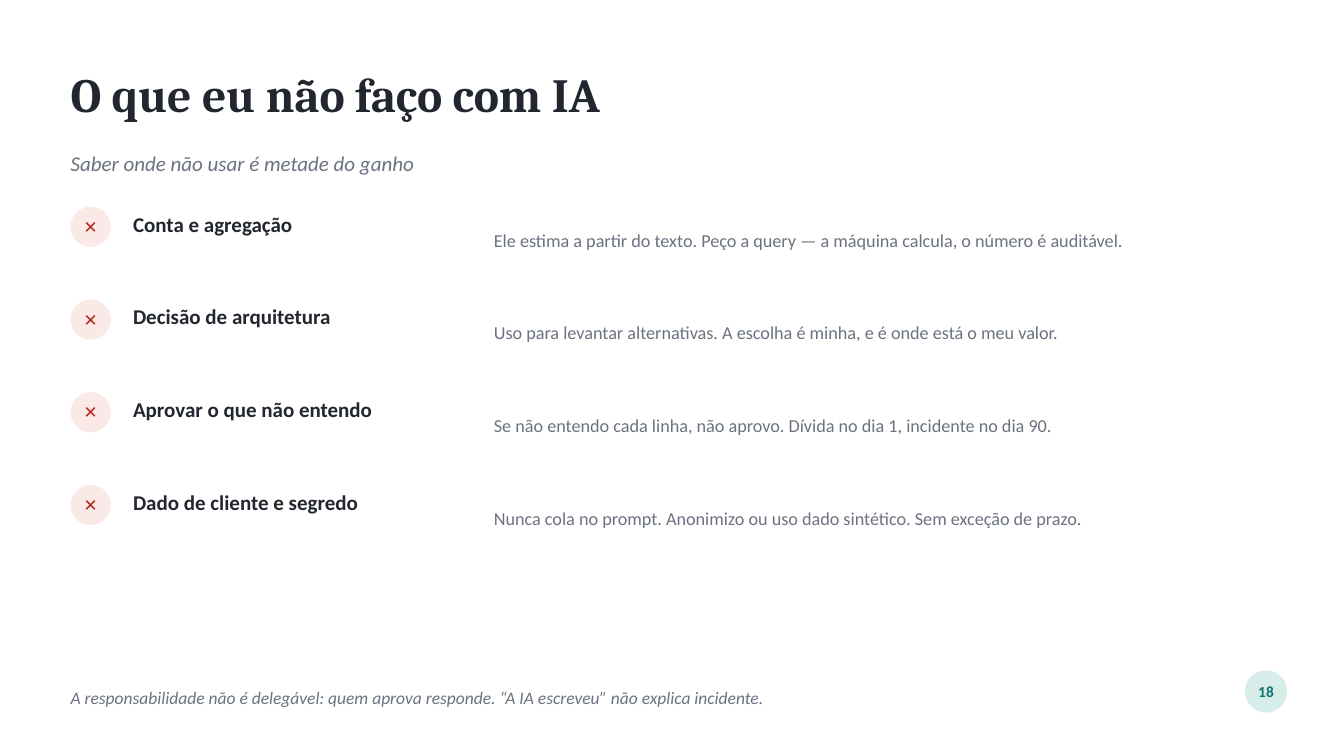
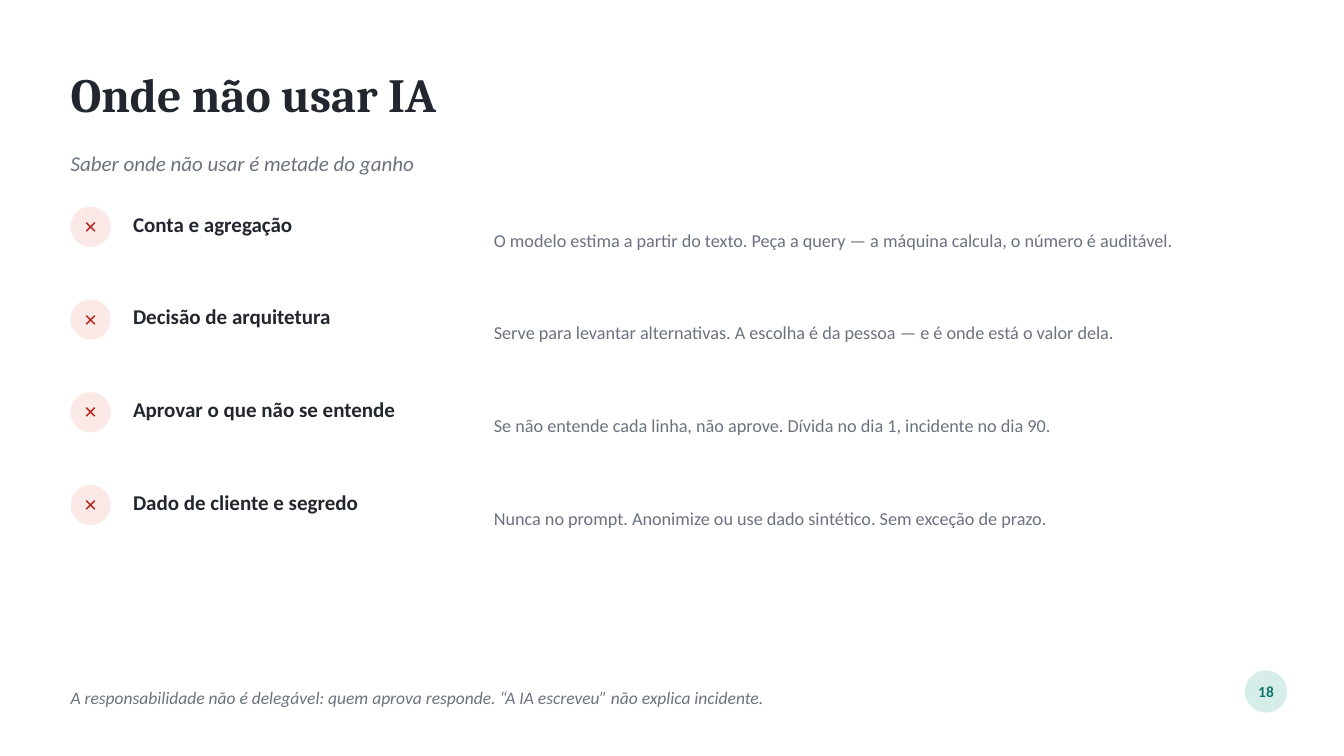
Before and after one commit to devdiasbr/boas-praticas-ia, a slide deck: slide 19 of apresentacao/como-eu-uso-ia.pptx. Drawn at 1344x756 pixels with LibreOffice and Linux fonts; fonts in the diff are those of the drawing. Boxes give left, top, right and bottom in pixels: in the first picture for what was removed or moved away, otherwise in the second. Text is boxed around its words. In the diff, an @@ line names an element or a change of style, - is before the commit and + after.

```diff
--- a/apresentacao/como-eu-uso-ia.pptx
+++ b/apresentacao/como-eu-uso-ia.pptx
@@ text at (71, 79, 436, 113): text changed @@
-O que eu não faço com IA
+Onde não usar IA
@@ text at (494, 234, 1172, 250): text changed @@
-Ele estima a partir do texto. Peço a query — a máquina calcula, o número é auditável.
+O modelo estima a partir do texto. Peça a query — a máquina calcula, o número é auditável.
@@ text at (494, 326, 1114, 342): text changed @@
-Uso para levantar alternativas. A escolha é minha, e é onde está o meu valor.
+Serve para levantar alternativas. A escolha é da pessoa — e é onde está o valor dela.
@@ text at (133, 402, 395, 421): text changed @@
-Aprovar o que não entendo
+Aprovar o que não se entende
@@ text at (494, 419, 1050, 435): text changed @@
-Se não entendo cada linha, não aprovo. Dívida no dia 1, incidente no dia 90.
+Se não entende cada linha, não aprove. Dívida no dia 1, incidente no dia 90.
@@ text at (494, 512, 1046, 528): text changed @@
-Nunca cola no prompt. Anonimizo ou uso dado sintético. Sem exceção de prazo.
+Nunca no prompt. Anonimize ou use dado sintético. Sem exceção de prazo.
```
Also in this commit, not shown: 21 other slides changed, 1 other file.
